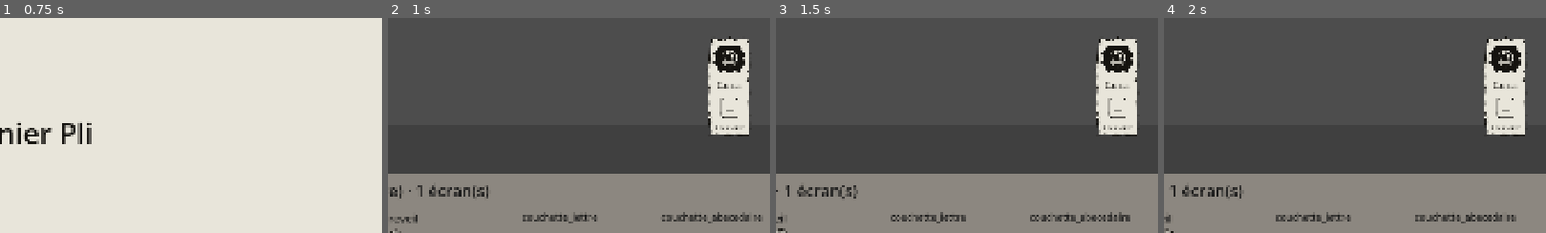
Above: before the commit, frames 1-4 (left to right).
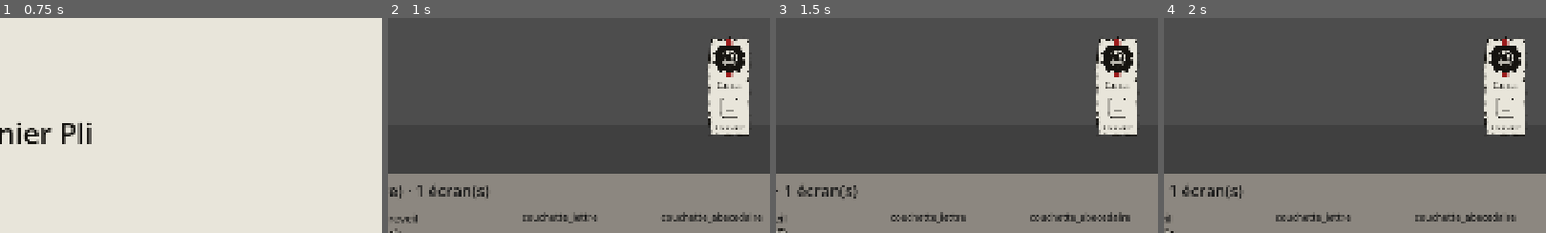
Above: after the commit, the same moments.

Repository: Mazklaus/le-dernier-pli
Game: Godot game, scene res://scenes/titre/titre.tscn
The game is run twice, just before and just after one commit, with the same random seed, the same clock (stepped at 60 frames per second) and the same inputs.
Inputs (mouse positions are % of the whole screen's width and height, from its top left):
- Up to frame 1 (0.75 s): tap Enter (ui_accept) at 0.5 s; move the mouse to (72, 45) at 0.52 s; hold D (deplacer_droite) from 0.53 s (still down); tap 1 (choix_1) at 0.6 s; click (72, 45) at 0.67 s
- Up to frame 2 (1 s): keep holding D (deplacer_droite); tap Enter (ui_accept) at 0.77 s
- Up to frame 3 (1.5 s): release D (deplacer_droite) at 1.25 s; drag from (30, 55) to (51, 70) at 1.27 s
- Up to frame 4 (2 s): no input
The pictures show only the part of the screen within x 50-100%, y 0-50%; the shares and areas given below are measured in that part.

Frame 1 is identical in both runs. In frame 2, 0.1% of the frame differs, in the area x 88-91%, y 9-28%; in frame 3, 0.1%; in frame 4, 0.1%.

Commit message:
Battement partagé dans le HUD et la bulle : ruban du sceau, tremblements
Ruban du sceau (calques _red de la DA, #70) posé sur l'icône et battant en phase avec
celui de Tobie ; tremblement des icônes et de la bavure sur les coups du battement
(Trouble, Égaré), rien en effets atténués (UI/UX).

Co-Authored-By: Claude Opus 5.5 <noreply@anthropic.com>
Claude-Session: https://claude.ai/code/session_011WbKxDzNKL8tj2JSWv4M3w

Diff:
--- a/scenes/ui/bulle_dialogue/bulle_dialogue.gd
+++ b/scenes/ui/bulle_dialogue/bulle_dialogue.gd
@@ -59,8 +59,17 @@
 func _process(_delta: float) -> void:
 	if Reglages.valeur(&"effets_attenues"):
 		return
-	# La bavure tremble : petit décalage aléatoire, quelques fois par seconde.
-	if Engine.get_process_frames() % 6 != 0:
+	# La bavure tremble : petit décalage aléatoire. Sous Lucidité basse, sur les coups du
+	# battement partagé (en phase avec le ruban de Tobie et le HUD), sinon quelques fois par
+	# seconde.
+	var maintenant := Battement.maintenant()
+	if Battement.bat(GameState.palier, false):
+		if not Battement.coup(maintenant, GameState.palier, false):
+			for etiquette in _baves:
+				if is_instance_valid(etiquette):
+					etiquette.position.y = 0.0
+			return
+	elif Engine.get_process_frames() % 6 != 0:
 		return
 	for etiquette in _baves:
 		if is_instance_valid(etiquette):
--- a/scenes/ui/hud_jauges/hud_jauges.gd
+++ b/scenes/ui/hud_jauges/hud_jauges.gd
@@ -23,6 +23,8 @@
 var _chiffres: Dictionary = {}  # jauge -> Label
 var _batons: Dictionary = {}  # jauge -> Batons
 var _sceau: TextureRect
+## Ruban du sceau (calque _red de la DA), posé sur l'icône ; il bat avec la Lucidité basse.
+var _ruban_sceau: TextureRect
 var _carnet: TextureRect
 var _ceinture: PanelContainer
 var _coin: PanelContainer
@@ -59,13 +61,17 @@
 		var icone: TextureRect = _icones[jauge]
 		var bas := GameState.valeur(jauge) <= SEUIL_BAS
 		icone.scale = Vector2.ONE * (1.0 + 0.08 * maxf(0.0, sin(_temps * TAU / 1.4))) if bas and not attenue else Vector2.ONE
-	# Trouble et Égaré : les icônes tremblent (plus fort à l'Égaré).
-	var force := 0.0 if attenue else {&"clair": 0.0, &"trouble": 0.6, &"egare": 1.4}.get(GameState.palier, 0.0) as float
+	# Trouble et Égaré : les icônes tremblent sur les coups du battement partagé (Battement),
+	# plus fort à l'Égaré ; le ruban du sceau bat en phase avec celui de Tobie.
+	var maintenant := Battement.maintenant()
+	var force := {&"trouble": 0.6, &"egare": 1.4}.get(GameState.palier, 0.0) as float
 	var secousse := Vector2.ZERO
-	if force > 0.0 and fmod(_temps, 1.8 / force) < 0.12:
-		secousse = Vector2(randf_range(-1.5, 1.5), randf_range(-1.0, 1.0)) * force
+	if Battement.coup(maintenant, GameState.palier, attenue):
+		var graine := Battement.image(maintenant)
+		secousse = Vector2(sin(graine * 12.9898) * 1.5, cos(graine * 78.233)) * force
 	for jauge: StringName in _icones:
 		(_icones[jauge] as TextureRect).position = secousse
+	_ruban_sceau.modulate.a = Battement.opacite(maintenant, GameState.palier, attenue)
 	_sceau.position = secousse
 
 
@@ -96,6 +102,7 @@
 			chiffre.visible = chiffres
 			chiffre.text = "%d / %d" % [v, GameState.maximum(jauge)]
 	_sceau.texture = StylePapier.icone(icone_sceau())
+	_ruban_sceau.texture = StylePapier.icone(icone_sceau() + "_red")
 
 
 ## Nom court de l'icône du DA pour une jauge.
@@ -203,6 +210,10 @@
 	colonne.add_theme_constant_override(&"separation", 8)
 	_coin.add_child(colonne)
 	_sceau = _icone(96.0)
+	_ruban_sceau = _icone(96.0)
+	_ruban_sceau.name = "Ruban"
+	_ruban_sceau.set_anchors_and_offsets_preset(Control.PRESET_FULL_RECT)
+	_sceau.add_child(_ruban_sceau)
 	colonne.add_child(_cellule(_sceau, "Le pli"))
 	_carnet = _icone(64.0)
 	_carnet.texture = StylePapier.icone("carnet")
--- a/tests/unit/test_hud_jauges.gd
+++ b/tests/unit/test_hud_jauges.gd
@@ -259,3 +259,25 @@
 	var icone: TextureRect = bulle._options.find_children("*", "TextureRect", true, false)[0]
 	var chiffre := icone.get_parent().get_child(1) as Label
 	assert_eq(chiffre.get_theme_color(&"font_color"), StylePapier.LAVIS)
+
+
+func test_ruban_du_sceau_pose_sur_l_icone_et_bat_en_trouble() -> void:
+	var hud := _hud()
+	var ruban := hud._ruban_sceau
+	assert_eq(ruban.get_parent(), hud._sceau)
+	assert_not_null(ruban.texture, "calque ui_sceau-intact_red")
+	assert_eq(ruban.texture.resource_path.get_file(), "ui_sceau-intact_red.png")
+	await wait_process_frames(2)
+	assert_eq(ruban.modulate.a, 1.0, "Clair : le ruban ne bat pas")
+	GameState.palier = GameState.TROUBLE
+	var vues := {}
+	for i in 24:
+		await wait_seconds(0.06)
+		vues[snappedf(ruban.modulate.a, 0.01)] = true
+	GameState.palier = GameState.palier_pour(GameState.lucidite)
+	assert_true(vues.has(0.55), "Trouble : le ruban bat")
+
+
+func test_tous_les_sceaux_ont_leur_ruban() -> void:
+	for etat in ["intact", "abime", "rechauffe", "ouvert"]:
+		assert_not_null(StylePapier.icone("sceau-%s_red" % etat), etat)
